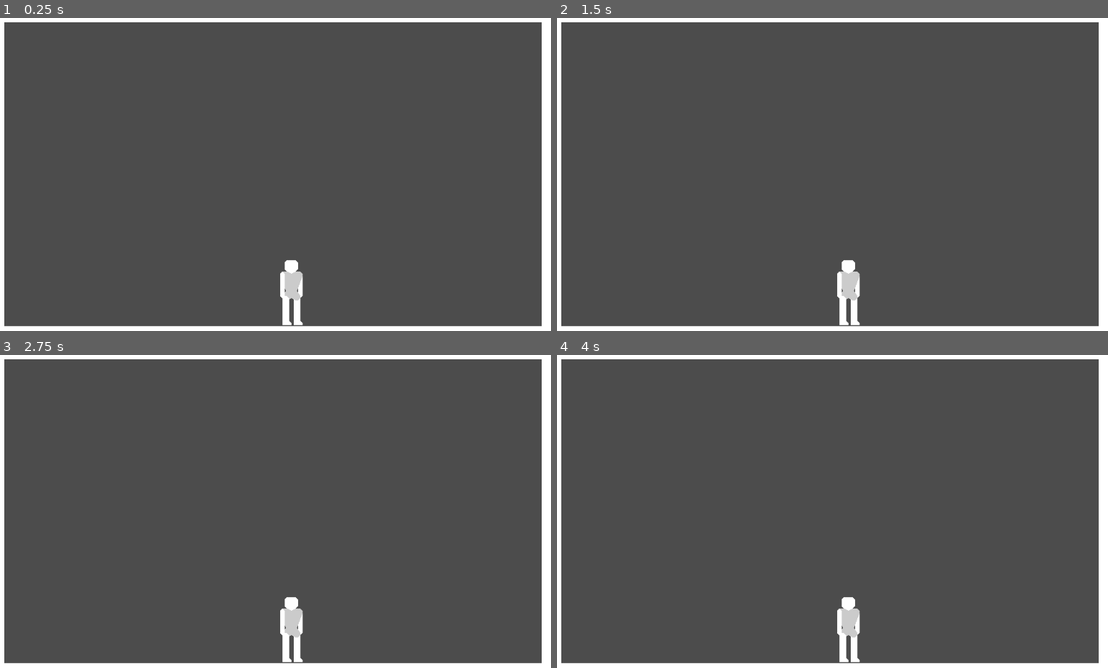
Above: before the commit, frames 1-4 (two rows, left to right).
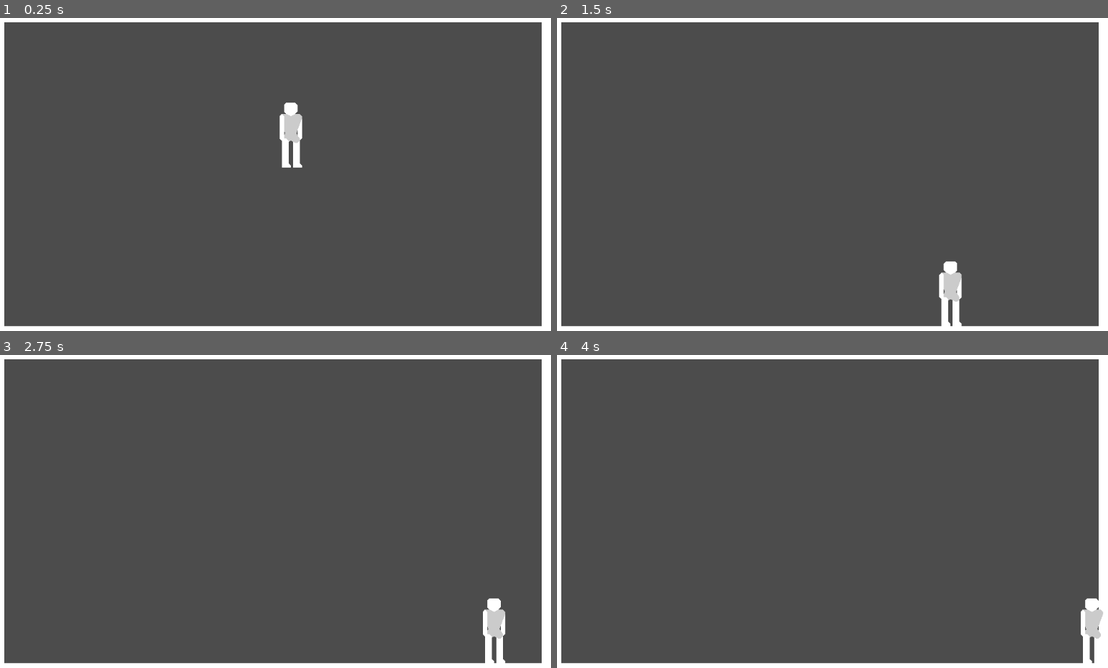
Above: after the commit, the same moments.

Repository: DarknessCatt/Lost-Soul
Game: Godot game, scene res://Maps/Debug_Map/Debug_Map.tscn
Two runs of this game, one before a commit and one after it. Both use one fixed random seed, a clock stepped at 60 frames per second and the inputs below. The project has no main scene, so this scene is started directly.
Inputs:
- Up to frame 1 (0.25 s): no input
- Up to frame 2 (1.5 s): hold Right (hero_right, bound only after the commit) from 0.53 s (still down)
- Up to frame 3 (2.75 s): release Right (hero_right, bound only after the commit) at 2.03 s; hold Left (hero_left, bound only after the commit) from 2.03 s (still down)
- Up to frame 4 (4 s): release Left (hero_left, bound only after the commit) at 2.78 s; hold Right (hero_right, bound only after the commit) from 2.78 s (still down)

The runs differ from the first frame. In frame 1, 1.3% of the frame differs, in the area x 50-56%, y 27-99%; in frame 2, 1.3%, in the area x 50-74%, y 77-99%; in frame 3, 1.3%; in frame 4, 1.3%.

Commit message:
Initial Hero States and Movement

Diff:
--- /dev/null
+++ b/Lost_Soul/Entities/Hero/FSM/Falling.gd
@@ -0,0 +1,20 @@
+extends Node
+
+const GRAV : int = 40
+const NORMAL : Vector2 = Vector2(0, -1)
+
+func enter(_Player : KinematicBody2D) -> void:
+	pass
+
+func exit(_Player : KinematicBody2D) -> void:
+	_Player.speed.y = 1
+
+func update(_Player: KinematicBody2D, delta : float) -> void:
+	_Player.speed.y += GRAV
+	_Player.move_and_slide(_Player.speed, NORMAL)
+
+	if _Player.is_on_floor():
+		_Player._change_state($"../OnGround")
+
+func input(_Player: KinematicBody2D, event : InputEvent) -> void:
+	pass
--- /dev/null
+++ b/Lost_Soul/Entities/Hero/FSM/OnGround.gd
@@ -0,0 +1,60 @@
+extends Node
+
+const NORMAL : Vector2 = Vector2(0, -1)
+const ACCEL : int = 400
+const MAX_SPEED : int = 400
+const FRICTION : float = 0.75
+
+#Direction Enum FSM
+enum {LEFT = -1, NONE, RIGHT}
+var direction : int = NONE
+
+func enter(_Player : KinematicBody2D) -> void:
+	if Input.is_action_pressed("hero_left"):
+		direction = LEFT
+
+	elif Input.is_action_pressed("hero_right"):
+		direction = RIGHT
+
+	else:
+		direction = NONE
+
+func exit(_Player : KinematicBody2D) -> void:
+	pass
+
+func update(_Player: KinematicBody2D, delta : float) -> void:
+	var spdx : float = _Player.speed.x + direction*ACCEL*delta
+
+	if sign(spdx) != direction : spdx *= FRICTION
+
+	if abs(spdx) > MAX_SPEED: spdx = MAX_SPEED*direction
+	elif abs(spdx) < 0.5: spdx = 0
+
+	_Player.speed.x = spdx
+
+	_Player.move_and_slide(_Player.speed, NORMAL)
+
+func input(_Player: KinematicBody2D, event : InputEvent) -> void:
+
+	match(direction):
+
+		NONE:
+			if event.is_action_pressed("hero_left"):
+				direction = LEFT
+
+			elif event.is_action_pressed("hero_right"):
+				direction = RIGHT
+
+		LEFT:
+			if event.is_action_pressed("hero_right"):
+				direction = RIGHT
+
+			elif event.is_action_released("hero_left"):
+				direction = NONE
+
+		RIGHT:
+			if event.is_action_pressed("hero_left"):
+				direction = LEFT
+
+			elif event.is_action_released("hero_right"):
+				direction = NONE
--- /dev/null
+++ b/Lost_Soul/Entities/Hero/FSM/State.gd
@@ -0,0 +1,13 @@
+extends Node
+
+func enter(_Player : KinematicBody2D) -> void:
+	pass
+
+func exit(_Player : KinematicBody2D) -> void:
+	pass
+
+func update(_Player: KinematicBody2D, delta : float) -> void:
+	pass
+
+func input(_Player: KinematicBody2D, event : InputEvent) -> void:
+	pass
--- /dev/null
+++ b/Lost_Soul/Entities/Hero/Hero.gd
@@ -0,0 +1,18 @@
+extends KinematicBody2D
+
+#Movement
+var speed : Vector2 = Vector2(0,0)
+
+#FSM
+onready var cur_state : Node  = $States/Falling
+
+func _input(event):
+	cur_state.input(self, event)
+
+func _physics_process(delta):
+	cur_state.update(self, delta)
+
+func _change_state(new_state : Node):
+	cur_state.exit(self)
+	cur_state = new_state
+	cur_state.enter(self)
--- a/Lost_Soul/Entities/Hero/Hero.tscn
+++ b/Lost_Soul/Entities/Hero/Hero.tscn
@@ -1,4 +1,8 @@
-[gd_scene load_steps=3 format=2]
+[gd_scene load_steps=6 format=2]
+
+[ext_resource path="res://Entities/Hero/Hero.gd" type="Script" id=1]
+[ext_resource path="res://Entities/Hero/FSM/Falling.gd" type="Script" id=2]
+[ext_resource path="res://Entities/Hero/FSM/OnGround.gd" type="Script" id=3]
 
 [sub_resource type="Animation" id=1]
 resource_name = "Rest"
@@ -559,11 +563,18 @@
 extents = Vector2( 12, 48 )
 
 [node name="Hero" type="KinematicBody2D"]
+script = ExtResource( 1 )
 
 [node name="Animations" type="AnimationPlayer" parent="."]
 anims/Rest = SubResource( 1 )
 
 [node name="States" type="Node" parent="."]
+
+[node name="OnGround" type="Node" parent="States"]
+script = ExtResource( 3 )
+
+[node name="Falling" type="Node" parent="States"]
+script = ExtResource( 2 )
 
 [node name="Body" type="Node2D" parent="."]
 
--- a/Lost_Soul/Maps/Debug_Map/Debug_Map.tscn
+++ b/Lost_Soul/Maps/Debug_Map/Debug_Map.tscn
@@ -9,4 +9,4 @@
 tile_data = PoolIntArray( 0, 0, 0, 1, 0, 0, 2, 0, 0, 3, 0, 0, 4, 0, 0, 5, 0, 0, 6, 0, 0, 7, 0, 0, 8, 0, 0, 9, 0, 0, 10, …(1175 unchanged characters)…
 
 [node name="Hero" parent="." instance=ExtResource( 1 )]
-position = Vector2( 545, 502 )
+position = Vector2( 543.743, 140.086 )
--- a/Lost_Soul/project.godot
+++ b/Lost_Soul/project.godot
@@ -18,6 +18,19 @@
 config/name="Lost Soul"
 config/icon="res://icon.png"
 
+[input]
+
+hero_left={
+"deadzone": 0.5,
+"events": [ Object(InputEventKey,"resource_local_to_scene":false,"resource_name":"","device":0,"alt":false,"shift":false,"control":false,"meta":false,"command":false,"pressed":false,"scancode":16777231,"unicode":0,"echo":false,"script":null)
+ ]
+}
+hero_right={
+"deadzone": 0.5,
+"events": [ Object(InputEventKey,"resource_local_to_scene":false,"resource_name":"","device":0,"alt":false,"shift":false,"control":false,"meta":false,"command":false,"pressed":false,"scancode":16777233,"unicode":0,"echo":false,"script":null)
+ ]
+}
+
 [rendering]
 
 environment/default_environment="res://default_env.tres"
